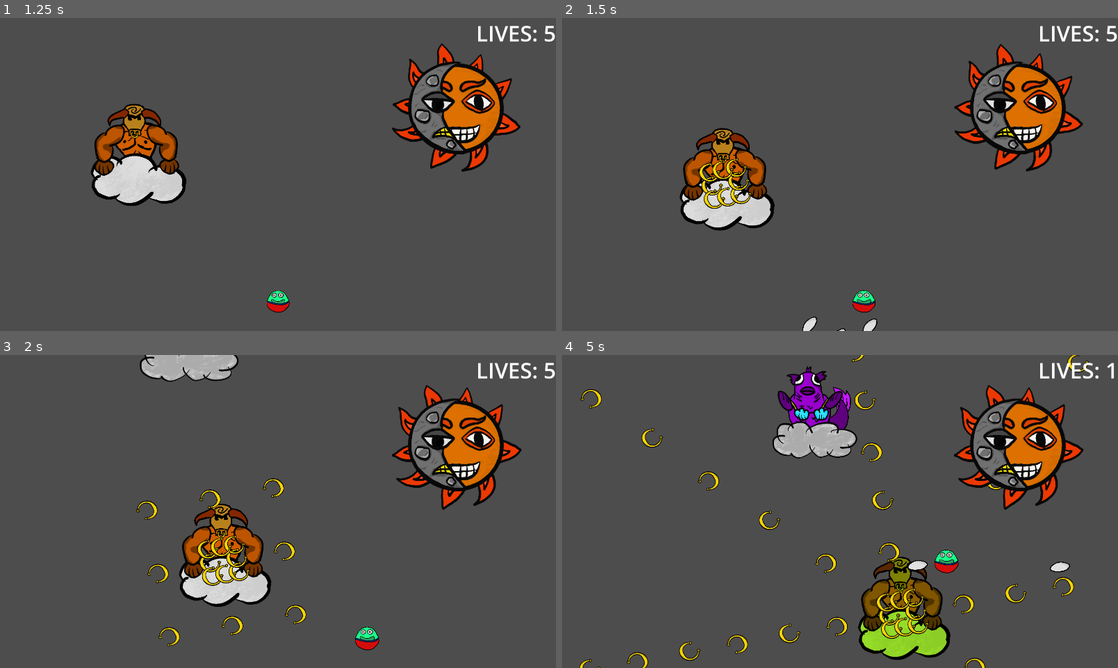
Above: before the commit, frames 1-4 (two rows, left to right).
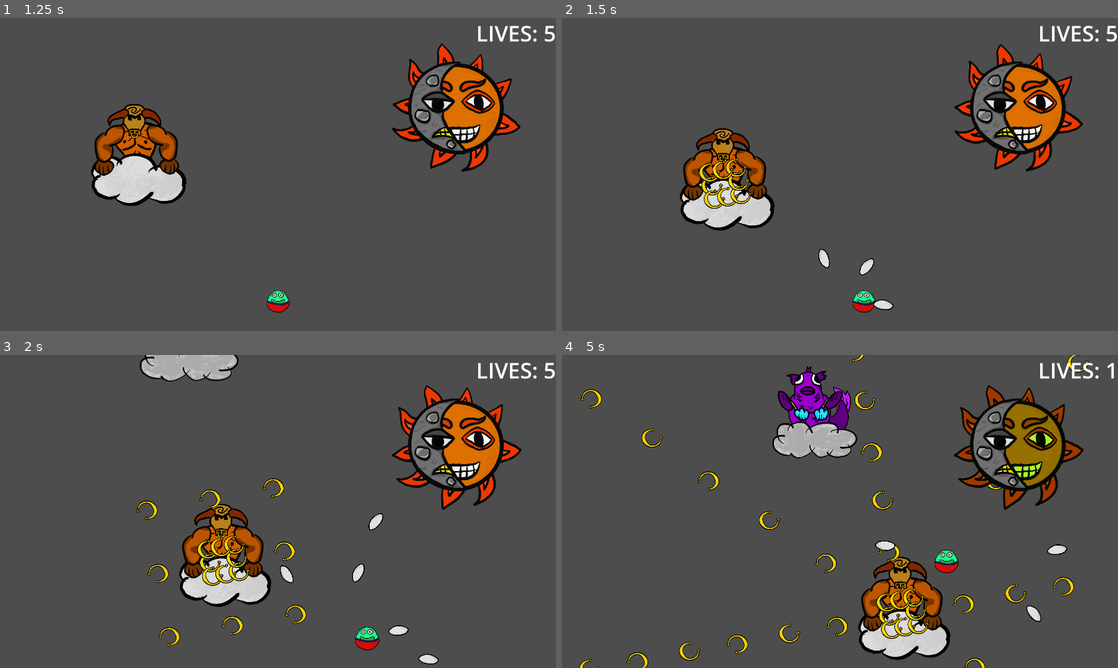
Above: after the commit, the same moments.

Repository: kaito002/bullet-hell-5
Game: Godot game, scene res://scenes/ui/main_menu.tscn
Same seed, same stepped clock (60 frames per second), same inputs: the game is played once before the commit and once after it.
Inputs (mouse positions are in pixels of both pictures, inside the frame that each line leads up to):
- Up to frame 1 (1.25 s): click "Start Game" at 0.5 s
- Up to frame 2 (1.5 s): move the mouse to (962, 158) at 1.27 s; press the mouse at (962, 158) at 1.28 s; hold D (right) from 1.28 s (still down)
- Up to frame 3 (2 s): keep holding D (right)
- Up to frame 4 (5 s): move the mouse to (728, 527) at 2.02 s; release D (right) at 2.03 s; release the mouse at (728, 527) at 2.03 s; hold S (down) 2.03-2.78 s; click (728, 527) at 2.1 s; move the mouse to (895, 442) at 2.77 s; press the mouse at (895, 442) at 2.78 s; hold D (right) 2.78-3.53 s; move the mouse to (812, 574) at 3.52 s; release the mouse at (812, 574) at 3.53 s; hold W (up) 3.53-4.28 s; click (812, 574) at 3.6 s; move the mouse to (1006, 558) at 4.27 s; press the mouse at (1006, 558) at 4.28 s; hold A (left) from 4.28 s (still down)

Frame 1 is identical in both runs. In frame 2, 0.4% of the frame differs, in the area x 43-60%, y 73-100%; in frame 3, 0.5%; in frame 4, 5.1%, in the area x 53-94%, y 10-97%.

Commit message:
corrected direction on pattern angle

Diff:
--- a/scenes/weapons/bullet_pattern.gd
+++ b/scenes/weapons/bullet_pattern.gd
@@ -16,14 +16,13 @@
 		var new_bullet: Bullet = bullet.instantiate()
 		new_bullet.global_position = marker.global_position
 		new_bullet.direction = get_direction(direction, marker.position).normalized()
-		new_bullet.rotation = direction.angle()
+		new_bullet.rotation = new_bullet.direction.angle()
 		new_bullet.rotation_degrees += 90
 		%Bullets.add_child.call_deferred(new_bullet, true)
 
 func get_direction(direction: Vector2, marker_position: Vector2):
-	print(str("Direction: ", direction, " | marker position: ", marker_position.normalized()))
-	print(str("Angle to marker: ", direction.angle_to(-marker_position)))
 	if are_bullets_linked:
 		return direction
 	else:
-		return direction * (direction.direction_to(marker_position))
+		var deg = rad_to_deg(Vector2.ZERO.angle_to_point(-marker_position.normalized())) - 90
+		return direction.rotated(deg).normalized()
